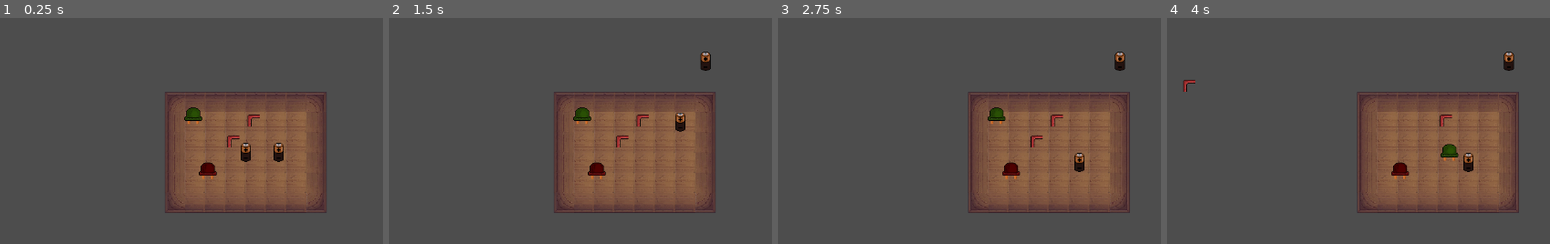
Above: before the commit, frames 1-4 (left to right).
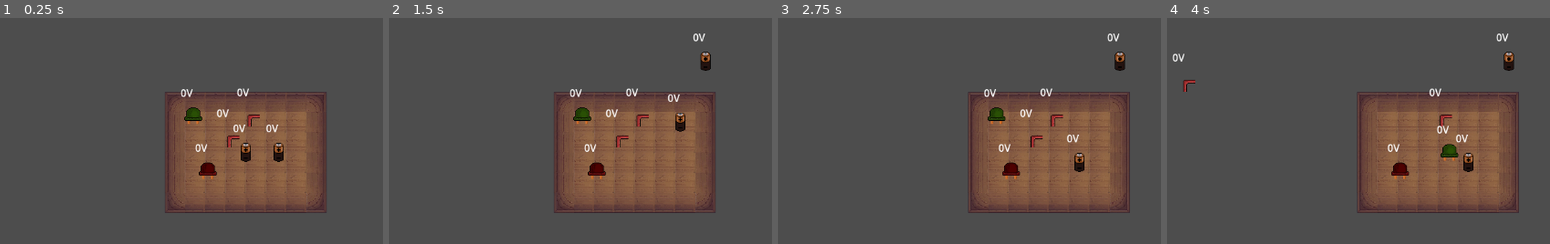
Above: after the commit, the same moments.

Repository: DootMario/proiectITFest
Game: Godot game, scene res://scenes/game.tscn
Two runs of this game, one before a commit and one after it. Both use one fixed random seed, a clock stepped at 60 frames per second and the inputs below.
Inputs (mouse positions are in pixels of both pictures, inside the frame that each line leads up to):
- Up to frame 1 (0.25 s): no input
- Up to frame 2 (1.5 s): tap Enter at 0.5 s; drag from (634, 151) to (706, 63) at 0.52 s; drag from (668, 151) to (706, 60) at 1.27 s
- Up to frame 3 (2.75 s): move the mouse to (1030, 119) at 2.02 s; tap A (camera_left) at 2.1 s; click (1030, 119) at 2.3 s
- Up to frame 4 (4 s): tap Space at 2.75 s; drag from (1427, 142) to (1193, 90) at 2.77 s; drag from (1385, 115) to (1450, 151) at 3.52 s

The runs differ from the first frame. In frame 1, 0.4% of the frame differs, in the area x 47-73%, y 31-60%; in frame 2, 0.4%; in frame 3, 0.4%, in the area x 53-90%, y 6-60%; in frame 4, 0.4%.

Commit message:
Implemented circuit manager
Added maths for circuits in series

Diff:
--- a/proiect-it-fest/project.godot
+++ b/proiect-it-fest/project.godot
@@ -18,6 +18,7 @@
 [autoload]
 
 GridManager="*uid://dkiidi1j4ym8w"
+CircuitManager="*uid://bof06yrxfip4p"
 
 [input]
 
--- a/proiect-it-fest/scenes/game.tscn
+++ b/proiect-it-fest/scenes/game.tscn
@@ -26,6 +26,7 @@
 
 [node name="Green_LED" parent="." unique_id=402071729 instance=ExtResource("5_p57ef")]
 position = Vector2(-83, -56)
+voltage_required = 0.0
 
 [node name="RedLED" parent="." unique_id=820265490 instance=ExtResource("5_iywne")]
 position = Vector2(-60, 31)
--- a/proiect-it-fest/scenes/green_led.tscn
+++ b/proiect-it-fest/scenes/green_led.tscn
@@ -63,6 +63,7 @@
 
 [node name="Green_LED" unique_id=402071729 instance=ExtResource("1_h7fqc")]
 script = ExtResource("2_sitn4")
+voltage_required = 18.0
 
 [node name="AnimatedSprite2D" parent="." index="1" unique_id=1962585673]
 sprite_frames = SubResource("SpriteFrames_o2si5")
--- a/proiect-it-fest/scenes/red_led.tscn
+++ b/proiect-it-fest/scenes/red_led.tscn
@@ -65,6 +65,7 @@
 
 [node name="RedLED" type="Area2D" unique_id=402071729 node_paths=PackedStringArray("terminal_left", "terminal_right")]
 script = ExtResource("1_vi377")
+voltage_required = 9.0
 terminal_left = NodePath("Con1")
 terminal_right = NodePath("Con2")
 
--- a/proiect-it-fest/scenes/sursa.tscn
+++ b/proiect-it-fest/scenes/sursa.tscn
@@ -30,6 +30,8 @@
 
 [node name="Sursa" type="Area2D" unique_id=1182129977 node_paths=PackedStringArray("terminal_left", "terminal_right")]
 script = ExtResource("1_o1jp1")
+is_battery = true
+voltage_output = 9.0
 terminal_left = NodePath("Anodm")
 terminal_right = NodePath("Catodp")
 
--- a/proiect-it-fest/scripts/base_LED.gd
+++ b/proiect-it-fest/scripts/base_LED.gd
@@ -1,6 +1,6 @@
 extends "res://scripts/base_component.gd"
-
-
-# Called every frame. 'delta' is the elapsed time since the previous frame.
 func _process(delta: float) -> void:
-	pass
+	if is_powered:
+		sprite.frame = 6 # Assuming frame 1 is 'on'
+	else:
+		sprite.frame = 0 # Assuming frame 0 is 'off'
--- a/proiect-it-fest/scripts/base_component.gd
+++ b/proiect-it-fest/scripts/base_component.gd
@@ -1,4 +1,10 @@
 extends Area2D
+
+# Electrical properties
+@export var is_battery := false
+@export var voltage_output := 0.0
+@export var voltage_required := 0.0
+var is_powered := false
 
 # Common state
 var dragging := false
@@ -8,27 +14,32 @@
 var temp_wire: Line2D = null
 var sprite : AnimatedSprite2D = null
 var cons :int
-
-
+var current_voltage := 0.0
+var debug_label: Label
 # Terminals
 @export var terminal_left: Marker2D
 @export var terminal_right: Marker2D
-
 
 const CLICK_TOLERANCE := 10.0
 
 func _ready() -> void:
 	input_event.connect(_on_input_event)
 	GridManager.register(self)
+
+	# Registering to the new manager group
+	add_to_group("components")
+
 	sprite = $AnimatedSprite2D
 	cons = 0
-	sprite.frame=0
-
+	sprite.frame = 0
+	# Create a debug label automatically
+	debug_label = Label.new()
+	add_child(debug_label)
+	debug_label.position = Vector2(-20, -50) # Adjust these numbers if it blocks your sprite
+	debug_label.text = "0V"
 func _exit_tree() -> void:
-	# when killed
 	GridManager.unregister(self)
 
-# find terminal near pos
 func get_terminal_at(pos: Vector2) -> Marker2D:
 	var all_terminals = get_tree().get_nodes_in_group("terminals")
 	var closest: Marker2D = null
@@ -40,7 +51,6 @@
 			closest = t
 	return closest
 
-# draw wire
 func start_wire(start: Marker2D) -> void:
 	wiring = true
 	wire_start = start
@@ -51,19 +61,16 @@
 	temp_wire.add_point(wire_start.global_position)
 	get_tree().current_scene.add_child(temp_wire)
 
-# update wire drag
 func continue_wire(end_pos: Vector2) -> void:
 	if temp_wire and temp_wire.points.size() == 2:
 		temp_wire.set_point_position(1, end_pos)
 
-# check duality
 func connection_exists(a: Marker2D, b: Marker2D) -> bool:
 	for wire in get_tree().get_nodes_in_group("wires"):
 		if (wire.term_a == a and wire.term_b == b) or (wire.term_a == b and wire.term_b == a):
 			return true
 	return false
 
-# set wire
 func end_wire(release_pos: Vector2) -> void:
 	var end_mark = get_terminal_at(release_pos)
 	if end_mark and end_mark != wire_start and not connection_exists(wire_start, end_mark):
@@ -74,7 +81,6 @@
 	wiring = false
 	wire_start = null
 
-# wire generator
 func create_wire(from: Marker2D, to: Marker2D) -> void:
 	var wire_scene = preload("res://scenes/wire.tscn")
 	var wire = wire_scene.instantiate()
@@ -82,24 +88,19 @@
 	wire.term_b = to
 	wire.add_to_group("wires")
 	get_tree().current_scene.add_child(wire)
-	sprite.frame=1
-	to.get_parent().sprite.frame=1
-	cons+=1
-	to.get_parent().cons+=1
 
-# update all wires attached to this component
+	# Call it directly. If this causes an error, your Autoload isn't set up right.
+	CircuitManager.evaluate_circuits()
 func update_connected_wires() -> void:
 	for wire in get_tree().get_nodes_in_group("wires"):
 		if wire.term_a in [terminal_left, terminal_right] or wire.term_b in [terminal_left, terminal_right]:
 			wire.update_wire()
-
 
 func _on_input_event(viewport: Node, event: InputEvent, shape_id: int) -> void:
 	if event is InputEventMouseButton and event.button_index == MOUSE_BUTTON_LEFT:
 		var mouse_pos = get_global_mouse_position()
 
 		if event.pressed:
-			# Prevent interaction if any other component is busy (dragging/wiring)
 			for cell in GridManager.cell_to_node:
 				var other = GridManager.cell_to_node[cell]
 				if is_instance_valid(other) and other != self and other.has_method("is_busy") and other.is_busy():
@@ -116,11 +117,10 @@
 			if wiring:
 				end_wire(mouse_pos)
 			dragging = false
-			# grid snaping
 			global_position = GridManager.snap(self)
 			update_connected_wires()
 	if Input.is_action_just_pressed("rotate_block"):
-		rotation+=PI/2
+		rotation += PI/2
 
 func _input(event: InputEvent) -> void:
 	if dragging and event is InputEventMouseMotion:
@@ -139,6 +139,5 @@
 		return true
 	return false
 
-# check status
 func is_busy() -> bool:
 	return dragging or wiring
--- /dev/null
+++ b/proiect-it-fest/scripts/circuit_manager.gd
@@ -0,0 +1,118 @@
+extends Node
+
+func evaluate_circuits() -> void:
+	print("--- Recalculating Power ---")
+	var wires = get_tree().get_nodes_in_group("wires")
+	var components = get_tree().get_nodes_in_group("components")
+
+	# Turn everything off first
+	for comp in components:
+		comp.is_powered = false
+		comp.current_voltage = 0.0
+		if comp.get("debug_label"):
+			if comp.get("is_battery"):
+				comp.debug_label.text = str(comp.voltage_output) + "V"
+			else:
+				comp.debug_label.text = "0V"
+
+	var graph = {}
+
+	# 1. Map all wire connections
+	for wire in wires:
+		if not graph.has(wire.term_a): graph[wire.term_a] = []
+		if not graph.has(wire.term_b): graph[wire.term_b] = []
+
+		graph[wire.term_a].append(wire.term_b)
+		graph[wire.term_b].append(wire.term_a)
+
+	# 2. Map internal component connections safely
+	for comp in components:
+		# Bypass the Godot duplication bug by finding the actual child nodes
+		var real_terminals = []
+		for child in comp.get_children():
+			if child is Marker2D and child.is_in_group("terminals"):
+				real_terminals.append(child)
+
+		# If we found both, connect them and update the broken variables
+		if real_terminals.size() == 2:
+			var t_left = real_terminals[0]
+			var t_right = real_terminals[1]
+
+			comp.terminal_left = t_left
+			comp.terminal_right = t_right
+
+			if not graph.has(t_left): graph[t_left] = []
+			if not graph.has(t_right): graph[t_right] = []
+
+			graph[t_left].append(t_right)
+			graph[t_right].append(t_left)
+
+	# 3. Find batteries and trace their loops
+	for comp in components:
+		if comp.get("is_battery"):
+			_trace_circuit(comp, graph)
+
+func _trace_circuit(start_battery: Node, graph: Dictionary) -> void:
+	var start_node = start_battery.terminal_right
+	var target_node = start_battery.terminal_left
+
+	if not graph.has(start_node) or not graph.has(target_node):
+		return
+
+	var queue = [[start_node]]
+	var valid_loops = []
+
+	while queue.size() > 0:
+		var path = queue.pop_front()
+		var current = path.back()
+
+		if current == target_node:
+			if path.size() > 2:
+				valid_loops.append(path)
+			continue
+
+		for neighbor in graph[current]:
+			if not neighbor in path:
+				var new_path = path.duplicate()
+				new_path.append(neighbor)
+				queue.append(new_path)
+
+	for loop in valid_loops:
+		# Start with the power of the battery that initiated the trace
+		var total_voltage = start_battery.voltage_output
+		var components_in_loop = []
+
+		for node in loop:
+			var parent = node.get_parent()
+			if not parent in components_in_loop and parent.is_in_group("components"):
+				components_in_loop.append(parent)
+
+		for comp in components_in_loop:
+			# Only check the OTHER batteries in the loop
+			if comp.get("is_battery") and comp != start_battery:
+
+				var left_idx = loop.find(comp.terminal_left)
+				var right_idx = loop.find(comp.terminal_right)
+
+				# Flowing Left (-) to Right (+) adds power
+				if left_idx < right_idx:
+					total_voltage += comp.voltage_output
+				# Flowing Right (+) to Left (-) fights the current
+				else:
+					total_voltage -= comp.voltage_output
+
+		print("Loop calculated voltage: ", total_voltage)
+
+		for comp in components_in_loop:
+			if not comp.get("is_battery"):
+				# Use absolute value so the label doesn't say "-9V"
+				var display_voltage = abs(total_voltage)
+				comp.current_voltage = display_voltage
+
+				if comp.get("debug_label"):
+					comp.debug_label.text = str(display_voltage) + "V"
+
+				# Must have actual power, and must meet the requirement
+				if display_voltage > 0.0 and display_voltage >= comp.voltage_required:
+					comp.is_powered = true
+					print("Powered up: ", comp.name)
--- a/proiect-it-fest/scripts/green_led.gd
+++ b/proiect-it-fest/scripts/green_led.gd
@@ -1,6 +1,6 @@
-extends "res://scripts/base_LED.gd"
-
-
-# Called when the node enters the scene tree for the first time.
-func _ready() -> void:
-	super._ready()
+extends "res://scripts/base_component.gd"
+func _process(delta: float) -> void:
+	if is_powered:
+		sprite.frame = 6 # Assuming frame 1 is 'on'
+	else:
+		sprite.frame = 0 # Assuming frame 0 is 'off'
--- a/proiect-it-fest/scripts/wire.gd
+++ b/proiect-it-fest/scripts/wire.gd
@@ -41,13 +41,6 @@
 
 func _on_area_input(viewport, event, shape_idx):
 	if event is InputEventMouseButton and event.button_index == MOUSE_BUTTON_RIGHT and event.pressed:
-		term_a.get_parent().cons-=1
-		term_b.get_parent().cons-=1
-		print(term_a.get_parent().cons)
-		if not term_a.get_parent().cons==1:
-			term_a.get_parent().sprite.frame=0
-		print(term_b.get_parent().cons)
-		if not term_b.get_parent().cons:
-			term_b.get_parent().sprite.frame=0
-			#handle voltage transmission
+		remove_from_group("wires")
+		CircuitManager.evaluate_circuits()
 		queue_free()
Not shown, added: proiect-it-fest/scripts/circuit_manager.gd.uid
